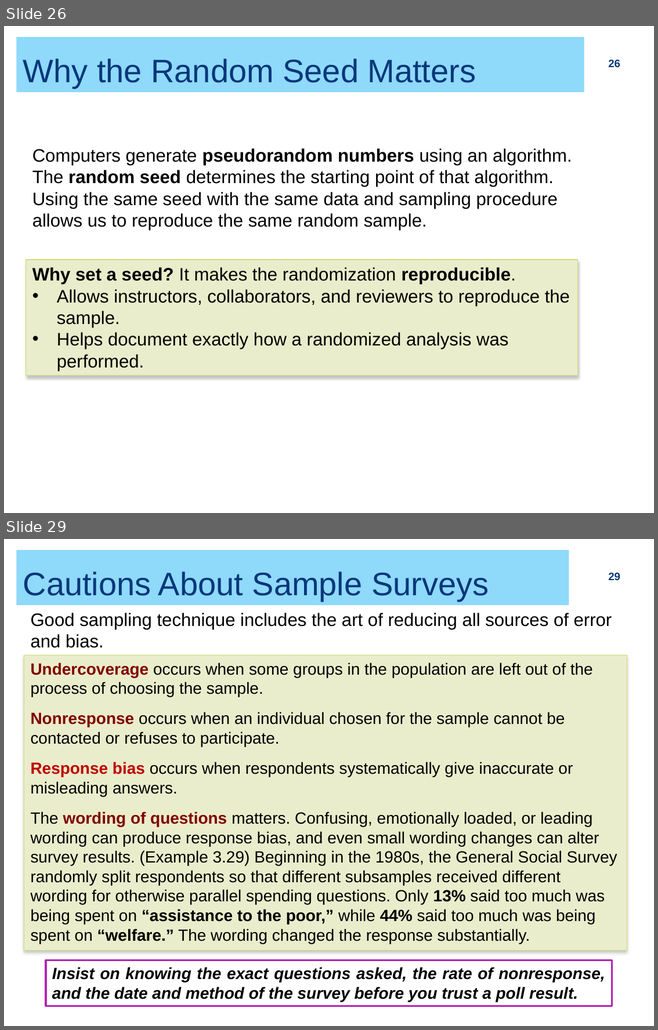
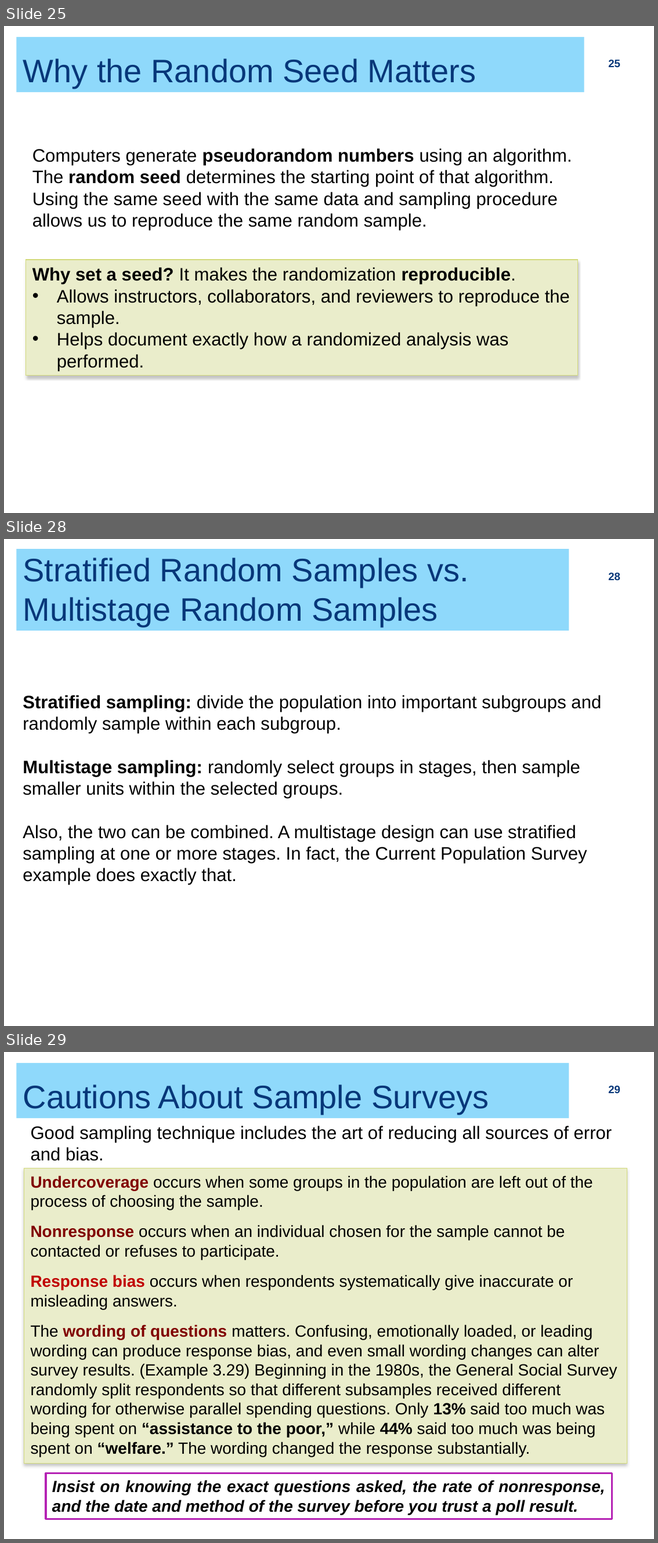
Before and after one commit to ZhiyangGeeZhou/ZhiyangGeeZhou.github.io, a slide deck: attach/UWM/UWM_PH702_2026Fall_Part04.pptx. Shown one above the other, each under a label of ours: slides 26 and 29 before the commit, slides 25, 28 and 29 after it; the slides between them are not shown. The pictures are 658x1030 and 658x1543 pixels, drawn with LibreOffice and Linux fonts; fonts in the diff are those of the drawing. Boxes give left, top, right and bottom in pixels: in the first picture for what was removed or moved away, otherwise in the second. Text is boxed around its words. In the diff, an @@ line names an element or a change of style, - is before the commit and + after.

```diff
--- a/attach/UWM/UWM_PH702_2026Fall_Part04.pptx
+++ b/attach/UWM/UWM_PH702_2026Fall_Part04.pptx
@@ slide 28 added at [4, 539, 654, 1026], background #FFFFFF @@
@@ rectangle added at [16, 549, 568, 631], fill #8FD9FB, 36 pt, text #073779 @@
+Stratified Random Samples vs. Multistage Random Samples
@@ page number added at [608, 573, 620, 580], 12 pt, text #073779, bold @@
+28
@@ text added at [23, 695, 601, 885], 20 pt, text #000000 @@
+Stratified sampling: divide the population into important subgroups and randomly sample within each subgroup.
+Multistage sampling: randomly select groups in stages, then sample smaller units within the selected groups.
+Also, the two can be combined. A multistage design can use stratified sampling at one or more stages. In fact, the Current Population Survey example does exactly that.
@@ what was slide 26 is now slide 25 @@
@@ page number at [608, 60, 620, 67]: text changed @@
-26
+25
```
Also in this commit, not shown: 10 slides changed, 1 slide removed.
